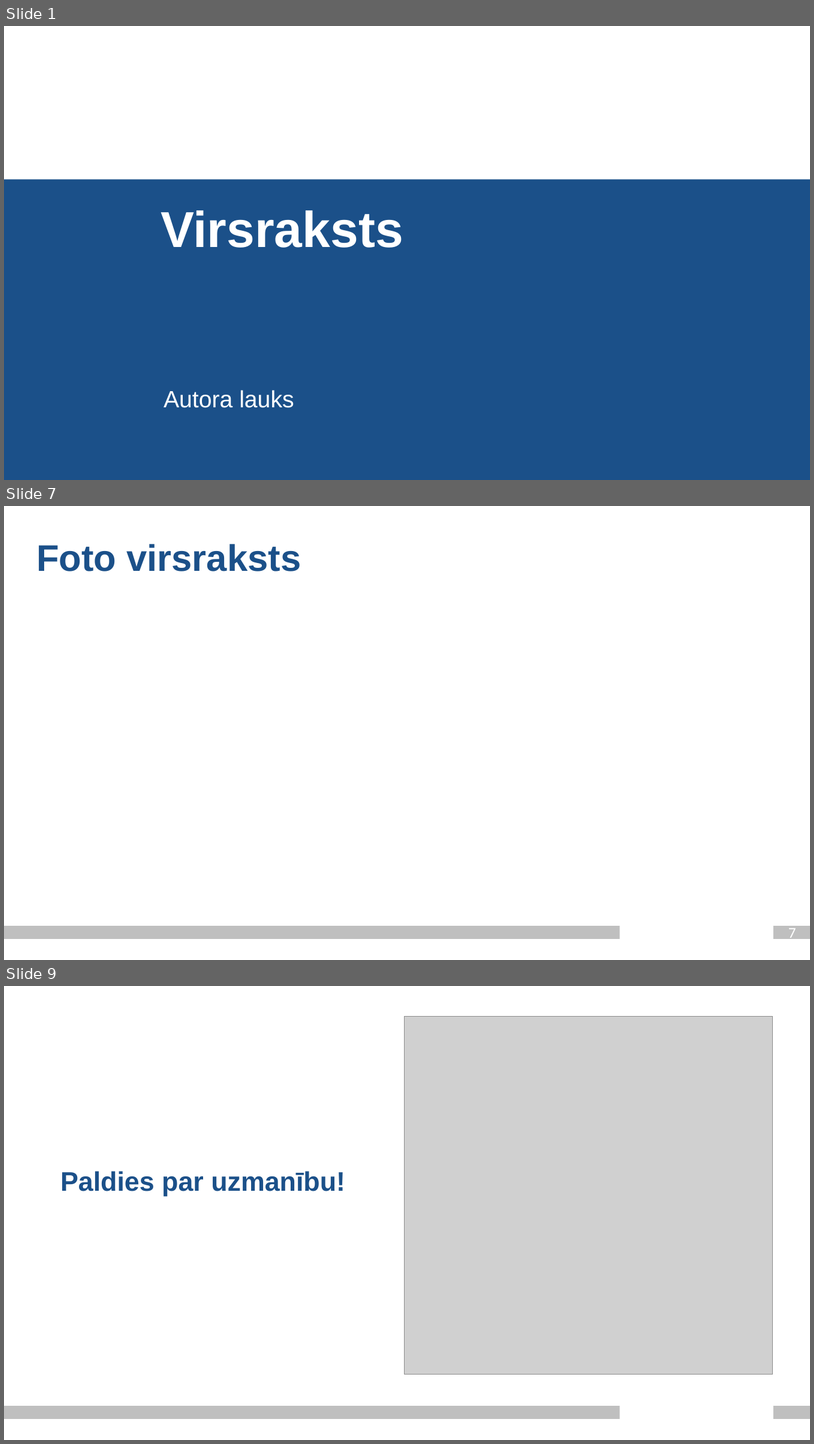
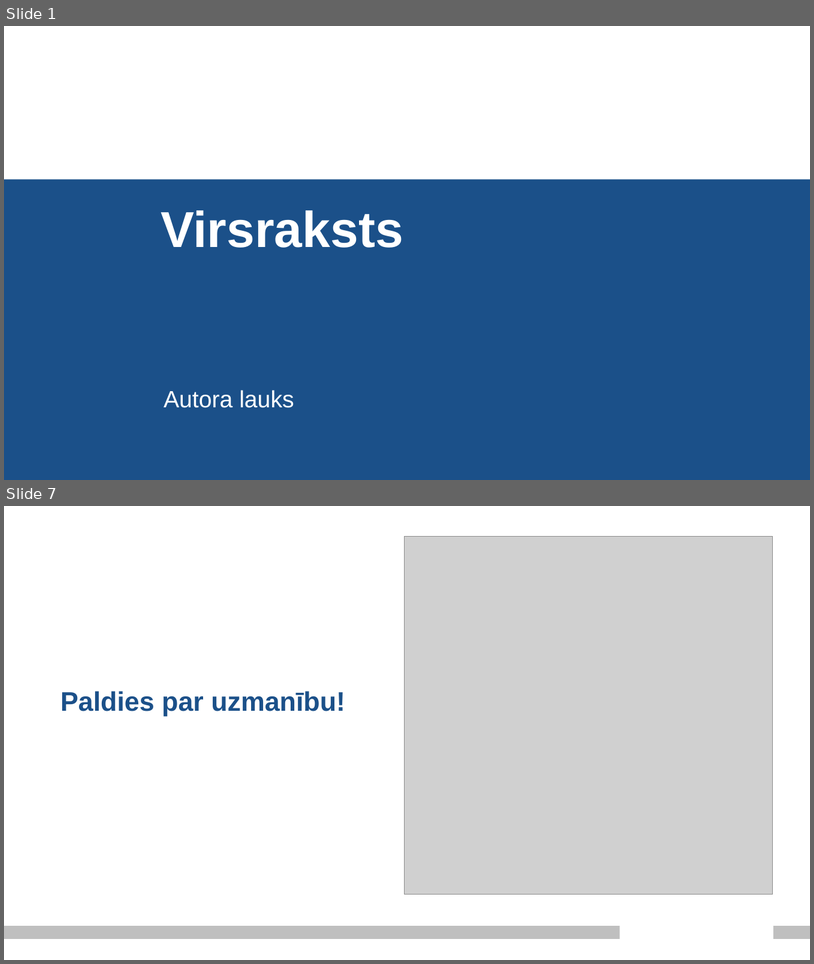
Before and after one commit to Paddlebear/valteh-ipa-translit, a slide deck: docs/valodasprez_2_ag21201_je21033.pptx. Shown one above the other, each under a label of ours: slides 1, 7 and 9 before the commit, slides 1 and 7 after it; the slides between them are not shown. The pictures are 814x1444 and 814x964 pixels, drawn with LibreOffice and Linux fonts; fonts in the diff are those of the drawing; grey boxes stand for pictures; background and template pictures are left out. Boxes give left, top, right and bottom in pixels: in the first picture for what was removed or moved away, otherwise in the second. Text is boxed around its words. In the diff, an @@ line names an element or a change of style, - is before the commit and + after.

```diff
--- a/docs/valodasprez_2_ag21201_je21033.pptx
+++ b/docs/valodasprez_2_ag21201_je21033.pptx
@@ slide 7 removed at (4, 506, 810, 960), background #FFFFFF; not listed: 2 template elements that a slide beside it also shows @@
@@ text removed at (36, 544, 301, 571) @@
-Foto virsraksts
@@ page number removed at (789, 928, 797, 942) @@
-7
@@ what was slide 9 is now slide 7 @@
```
Also in this commit, not shown: 5 slides added, 6 other slides removed.
